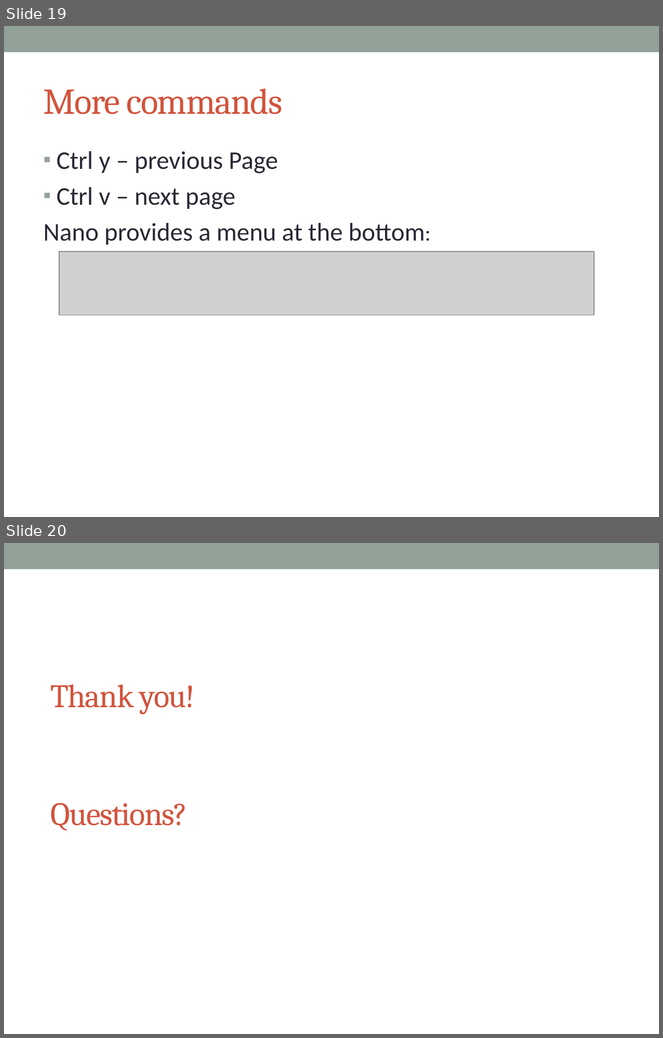
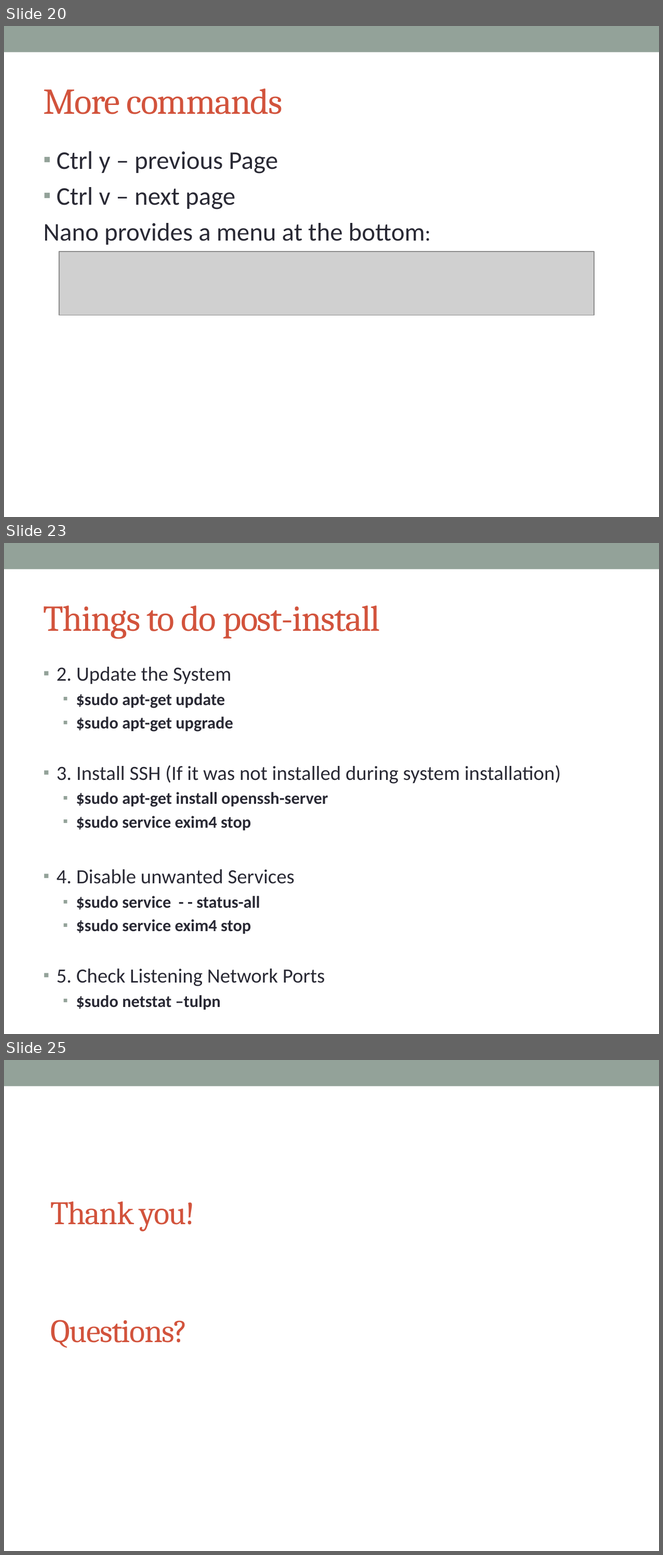
Before and after one commit to afnog/sse, a slide deck: intro/IntroPresentation.pptx. Shown one above the other, each under a label of ours: slides 19 and 20 before the commit, slides 20, 23 and 25 after it; the slides between them are not shown. The pictures are 663x1038 and 663x1555 pixels, drawn with LibreOffice and Linux fonts; fonts in the diff are those of the drawing; grey boxes stand for pictures. Boxes give left, top, right and bottom in pixels: in the first picture for what was removed or moved away, otherwise in the second. Text is boxed around its words. In the diff, an @@ line names an element or a change of style, - is before the commit and + after.

```diff
--- a/intro/IntroPresentation.pptx
+++ b/intro/IntroPresentation.pptx
@@ slide 23 added at bbox=[4, 543, 659, 1034], background #FFFFFF; not listed: 1 template element that a slide beside it also shows @@
@@ title added at bbox=[44, 605, 380, 639], 40 pt, text #D2533C @@
+Things to do post-install
@@ text added at bbox=[57, 667, 561, 1010], 18.5 pt, text #292934, bold @@
+▪ 2. Update the System
+  ▪ $sudo apt-get update
+  ▪ $sudo apt-get upgrade
+▪ 3. Install SSH (If it was not installed during system installation)
+  ▪ $sudo apt-get install openssh-server
+  ▪ $sudo service exim4 stop
+▪ 4. Disable unwanted Services
+  ▪ $sudo service - - status-all
+  ▪ $sudo service exim4 stop
+▪ 5. Check Listening Network Ports
+  ▪ $sudo netstat –tulpn
@@ what was slide 19 is now slide 20 @@
@@ what was slide 20 is now slide 25 @@
```
Also in this commit, not shown: 13 slides changed, 5 other slides added, 1 slide removed.
